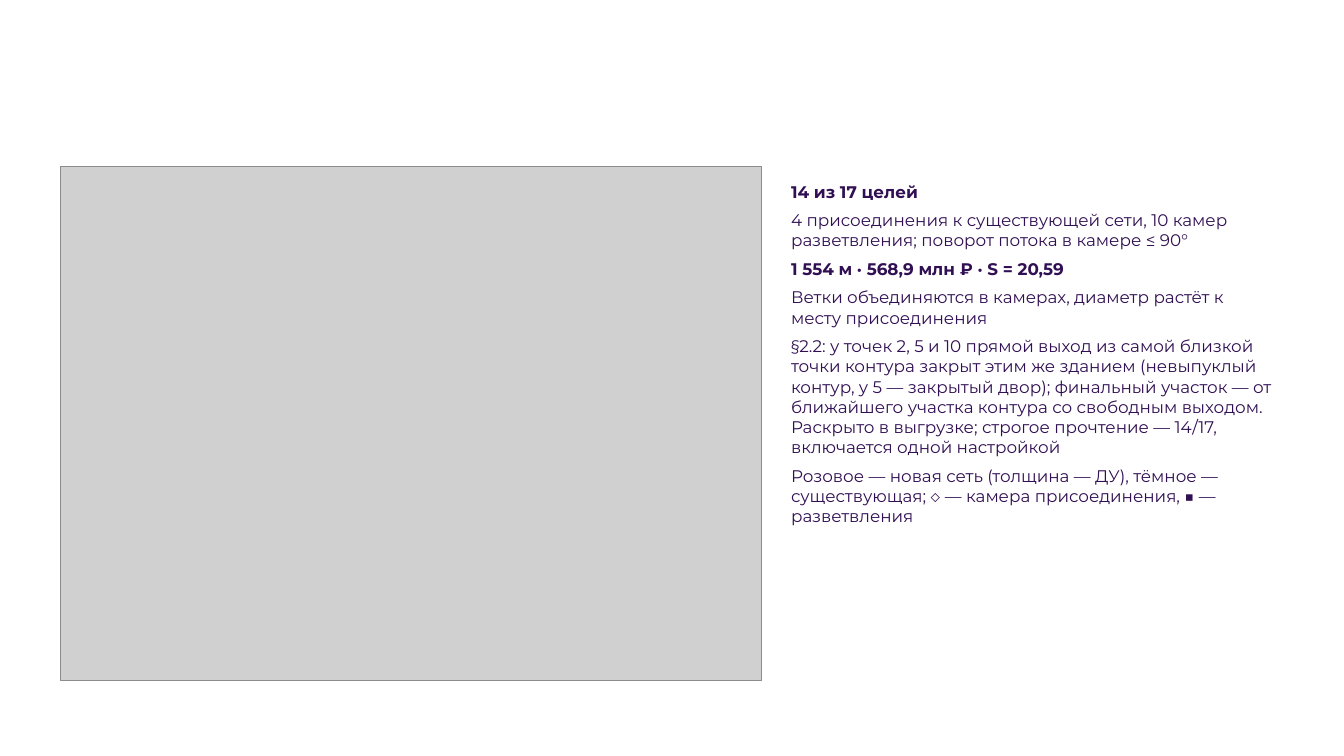
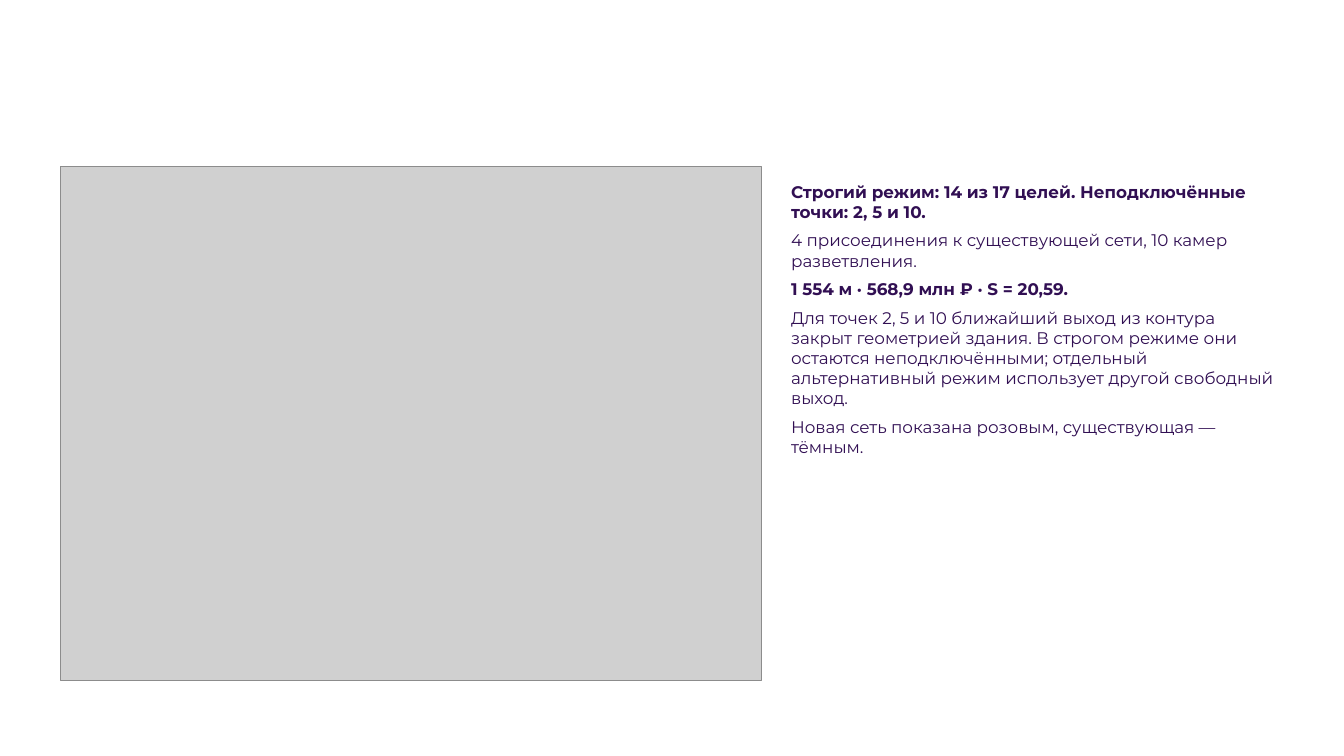
Before and after one commit to Wpresser/LCT-Elades-Heatnet, a slide deck: slide 7 of presentation/LCT_Task2_final_presentation.pptx. Drawn at 1344x756 pixels with LibreOffice and Linux fonts; fonts in the diff are those of the drawing; grey boxes stand for pictures; background and template pictures are left out. Boxes give left, top, right and bottom in pixels: in the first picture for what was removed or moved away, otherwise in the second. Text is boxed around its words. In the diff, an @@ line names an element or a change of style, - is before the commit and + after.

```diff
--- a/presentation/LCT_Task2_final_presentation.pptx
+++ b/presentation/LCT_Task2_final_presentation.pptx
@@ text at (791,185,1273,406): text changed @@
-14 из 17 целей
-4 присоединения к существующей сети, 10 камер разветвления; поворот потока в камере ≤ 90°
-1 554 м · 568,9 млн ₽ · S = 20,59
-Ветки объединяются в камерах, диаметр растёт к месту присоединения
-§2.2: у точек 2, 5 и 10 прямой выход из самой близкой точки контура закрыт этим же зданием (невыпуклый контур, у 5 — закрытый двор); финальный участок — от ближайшего участка контура со свободным выходом. Раскрыто в выгрузке; строгое прочтение — 14/17, включается одной настройкой
-Розовое — новая сеть (толщина — ДУ), тёмное — существующая; ◇ — камера присоединения, ■ — разветвления
+Строгий режим: 14 из 17 целей. Неподключённые точки: 2, 5 и 10.
+4 присоединения к существующей сети, 10 камер разветвления.
+1 554 м · 568,9 млн ₽ · S = 20,59.
+Для точек 2, 5 и 10 ближайший выход из контура закрыт геометрией здания. В строгом режиме они остаются неподключёнными; отдельный альтернативный режим использует другой свободный выход.
+Новая сеть показана розовым, существующая — тёмным.
```
Also in this commit, not shown: 4 other slides changed, 1 slide added, 1 slide removed, 4 other files.
